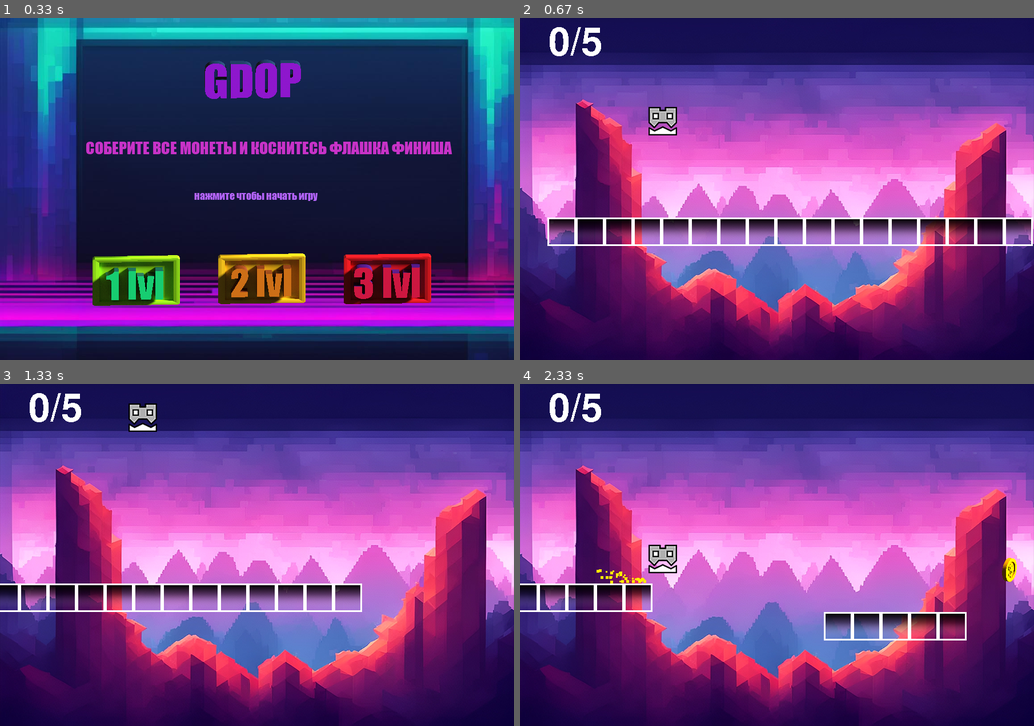
Above: before the commit, frames 1-4 (two rows, left to right).
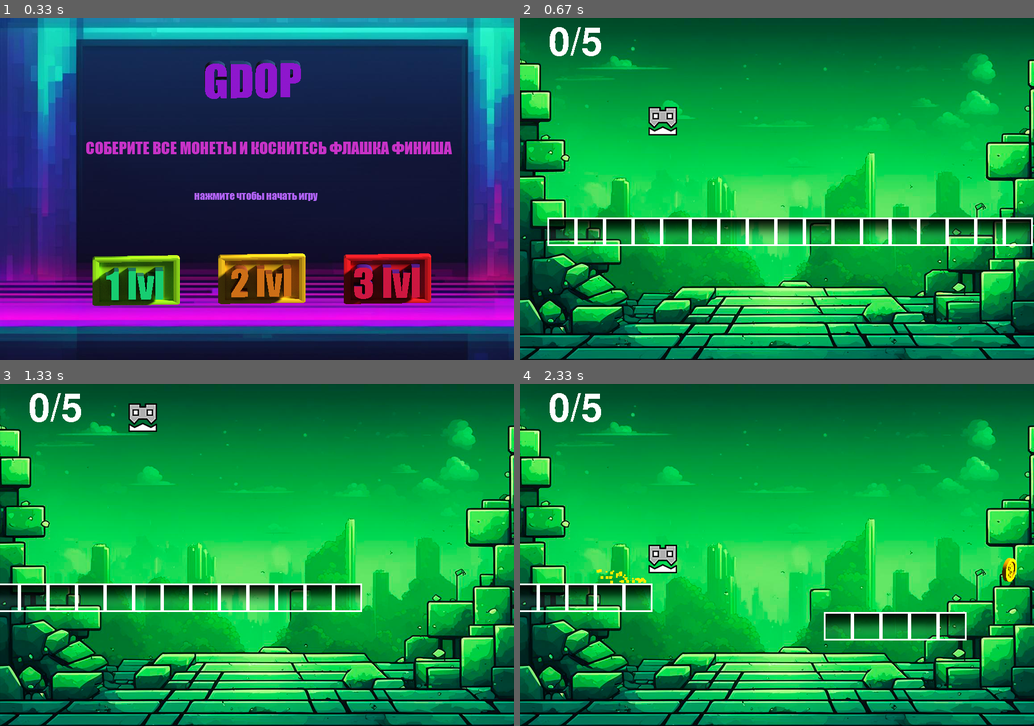
Above: after the commit, the same moments.

Repository: Ivanson-1/GDoP-Pygame
Game: pygame game, started from main.py
Two runs of this game, one before a commit and one after it. Both use one fixed random seed, a clock stepped at 60 frames per second and the inputs below.
Inputs (mouse positions are in pixels of both pictures, inside the frame that each line leads up to):
- Up to frame 1 (0.33 s): no input
- Up to frame 2 (0.67 s): click (658, 281) at 0.38 s
- Up to frame 3 (1.33 s): hold Up 0.67-1.13 s; move the mouse to (236, 568) at 0.7 s; hold Up from 1.17 s (still down)
- Up to frame 4 (2.33 s): release Up at 1.53 s; hold Up from 2.3 s (still down)

Frame 1 is identical in both runs. In frame 2, 97% of the frame differs, in the area x 0-100%, y 0-100%; in frame 3, 97%; in frame 4, 98%.

Commit message:
Version 0.2 (added change background, soundtrack by level)

Diff:
--- a/main.py
+++ b/main.py
@@ -23,10 +23,10 @@
     return image
 
 
-def play_sound(filename, volume=0.5):
-    mixer.music.load(filename)
-    mixer.music.set_volume(volume)
-    mixer.music.play()
+def play_sound(filename, volume=0.5, channel=0):
+    sound = mixer.Sound(filename)
+    sound.set_volume(volume)
+    mixer.Channel(channel).play(sound)
 
 
 def gameplay():
@@ -137,6 +137,8 @@
                 if check_click(pygame.mouse.get_pos()):
                     current_level = check_click(pygame.mouse.get_pos())
                     generate_level(load_level(current_level))
+                    background.update(current_level)
+                    play_sound(f'data/sound/{current_level[:-4]}.mp3')
                     return True
 
         level_1.update(pygame.mouse.get_pos())
@@ -174,10 +176,13 @@
 
 
 class Background(pygame.sprite.Sprite):
-    def __init__(self):
+    def __init__(self, level):
         super().__init__(all_sprites)
-        self.image = load_image("pict/background.png")  # pygame.Surface(size)
+        self.image = load_image(f"pict/background{level[5]}.png")  # pygame.Surface(size)
         self.rect = self.image.get_rect()
+
+    def update(self, level):
+        self.image = load_image(f"pict/background{level[5]}.png")
 
 
 class Block(pygame.sprite.Sprite):
@@ -293,9 +298,9 @@
                 money += 1
                 bank.update()
                 if money == all_coin:
-                    play_sound('data/sound/check_all_coins.mp3')
+                    play_sound('data/sound/check_all_coins.mp3', channel=1, volume=0.8)
                 else:
-                    play_sound('data/sound/coin.mp3')
+                    play_sound('data/sound/coin.mp3', channel=1, volume=0.7)
 
         if any([self.rect.colliderect(i.rect) for i in fin_flag_sprite]) and money == all_coin:
             self.is_won = True
@@ -500,7 +505,7 @@
     button_sprite = pygame.sprite.Group()
 
     camera = Camera()
-    background = Background()
+    background = Background(current_level)
     player = Player(100, 100)
 
     cnt = 0
Binary file added: data/pict/background1.png
Binary file added: data/pict/background2.png
Binary file added: data/pict/background3.png
